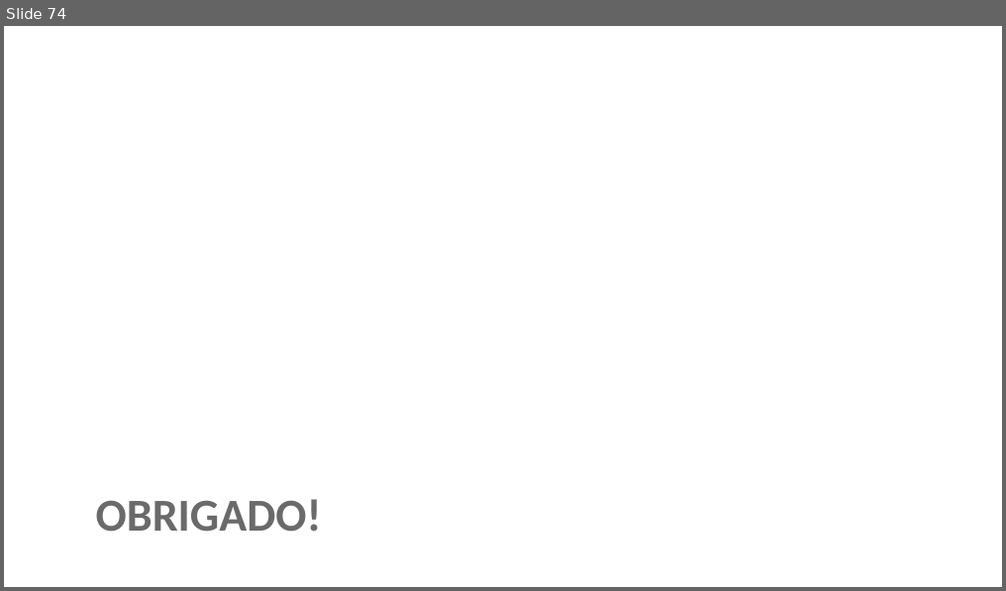
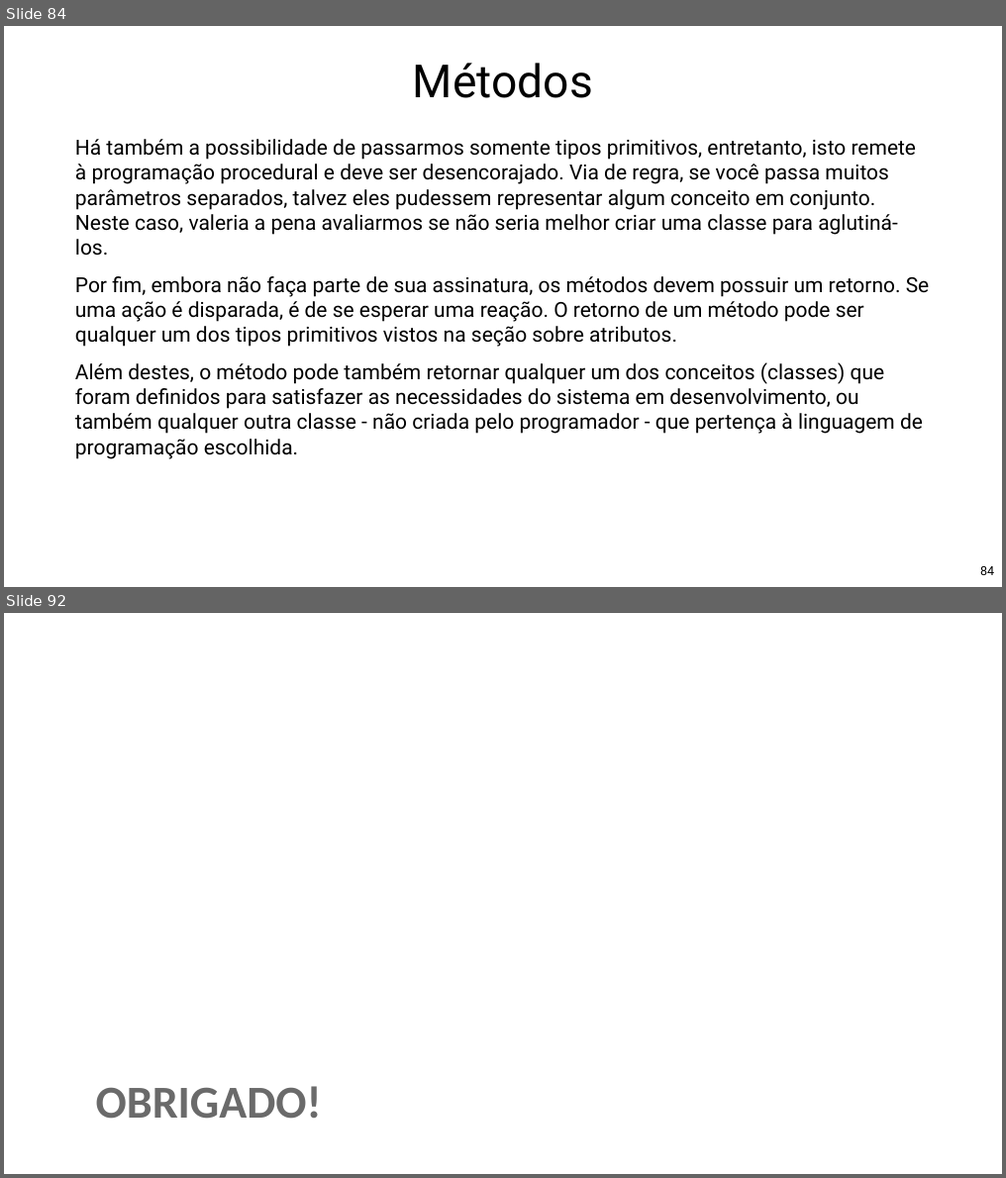
Before and after one commit to Pedrorocha13/2021.1-progoo, a slide deck: materiais/slides.pptx. Shown one above the other, each under a label of ours: slide 74 before the commit, slides 84 and 92 after it; the slides between them are not shown. The pictures are 1006x591 and 1006x1178 pixels, drawn with LibreOffice and Linux fonts; fonts in the diff are those of the drawing; background and template pictures are left out. Boxes give left, top, right and bottom in pixels: in the first picture for what was removed or moved away, otherwise in the second. Text is boxed around its words. In the diff, an @@ line names an element or a change of style, - is before the commit and + after.

```diff
--- a/materiais/slides.pptx
+++ b/materiais/slides.pptx
@@ slide 84 added at <box>4,26,1002,587</box>, background picture (left out) @@
@@ title added at <box>413,63,593,98</box>, 88 pt, text #000000 @@
+Métodos
@@ text added at <box>75,139,930,460</box>, 40 pt, text #000000 @@
+Há também a possibilidade de passarmos somente tipos primitivos, entretanto, isto remete à programação procedural e deve ser desencorajado. Via de regra, se você passa muitos parâmetros separados, talvez eles pudessem representar algum conceito em conjunto. Neste caso, valeria a pena avaliarmos se não seria melhor criar uma classe para aglutiná-los.
+Por fim, embora não faça parte de sua assinatura, os métodos devem possuir um retorno. Se uma ação é disparada, é de se esperar uma reação. O retorno de um método pode ser qualquer um dos tipos primitivos vistos na seção sobre atributos.
+Além destes, o método pode também retornar qualquer um dos conceitos (classes) que foram definidos para satisfazer as necessidades do sistema em desenvolvimento, ou também qualquer outra classe - não criada pelo programador - que pertença à linguagem de programação escolhida.
@@ page number added at <box>980,567,994,575</box>, 24 pt, text #000000 @@
+84
@@ what was slide 74 is now slide 92 @@
```
Also in this commit, not shown: 25 slides changed, 17 other slides added, 1 other file.
